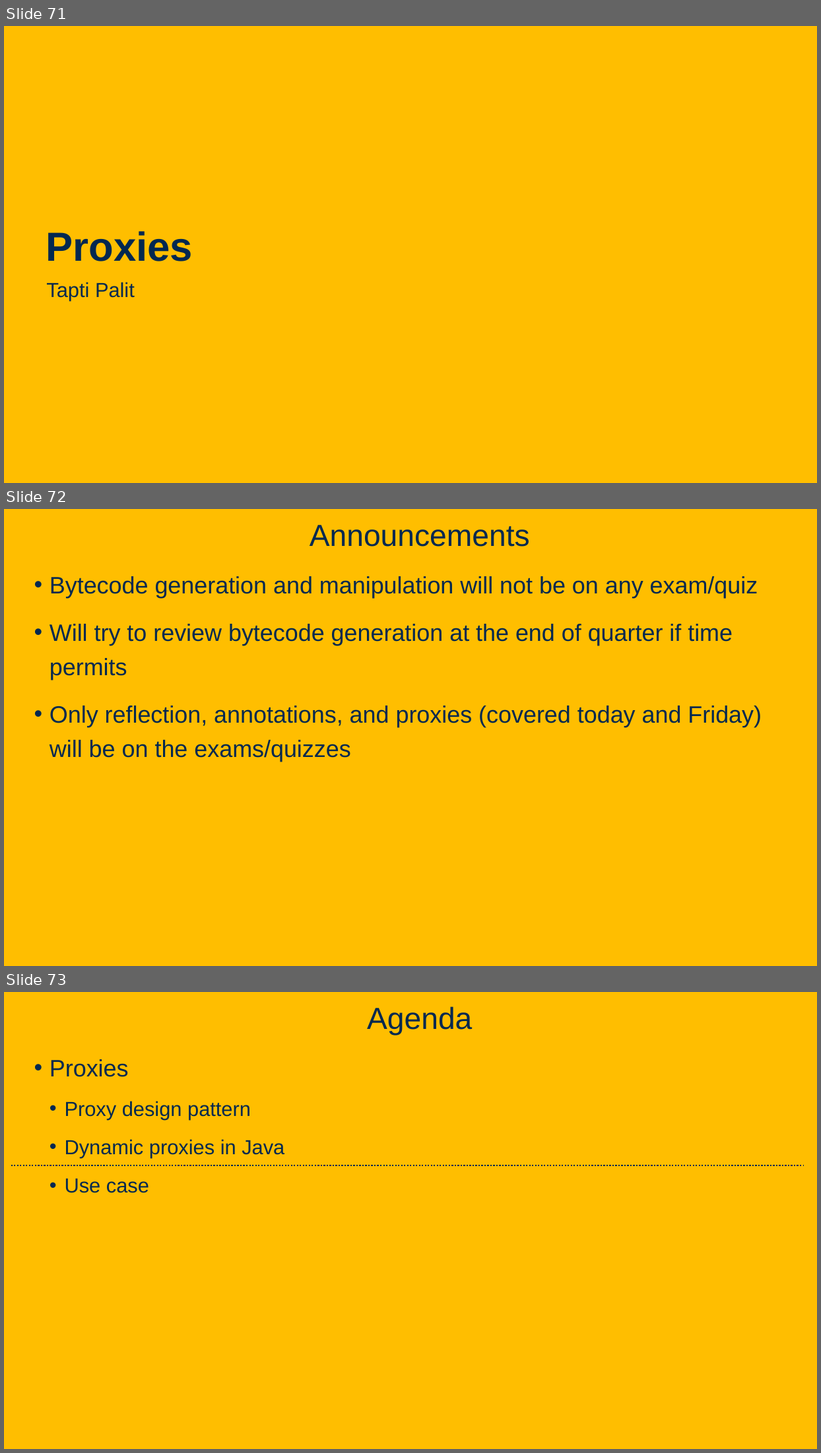
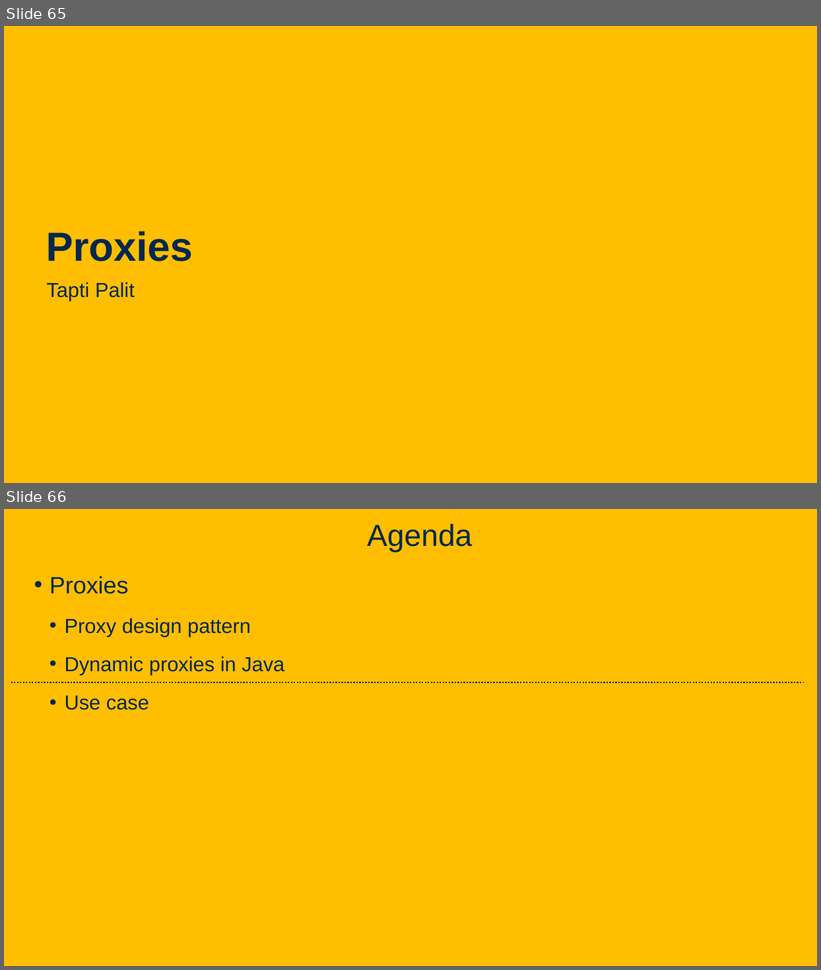
Before and after one commit to davsec-teaching/ecs160-f25, a slide deck: slides/5_annotations_and_reflection.pptx. Shown one above the other, each under a label of ours: slides 71, 72 and 73 before the commit, slides 65 and 66 after it. The pictures are 821x1453 and 821x970 pixels, drawn with LibreOffice and Linux fonts; fonts in the diff are those of the drawing; background and template pictures are left out. Boxes give left, top, right and bottom in pixels: in the first picture for what was removed or moved away, otherwise in the second. Text is boxed around its words. In the diff, an @@ line names an element or a change of style, - is before the commit and + after.

Commit message:
update reflection/annotations slides

```diff
--- a/slides/5_annotations_and_reflection.pptx
+++ b/slides/5_annotations_and_reflection.pptx
@@ slide 72 removed at box(4, 509, 817, 966), background picture (left out) @@
@@ title removed at box(310, 525, 530, 547) @@
-Announcements
@@ text removed at box(50, 576, 762, 762) @@
-• Bytecode generation and manipulation will not be on any exam/quiz
-• Will try to review bytecode generation at the end of quarter if time permits
-• Only reflection, annotations, and proxies (covered today and Friday) will be on the exams/quizzes
@@ what was slide 71 is now slide 65 @@
@@ what was slide 73 is now slide 66 @@
```
Also in this commit, not shown: 11 slides changed.
